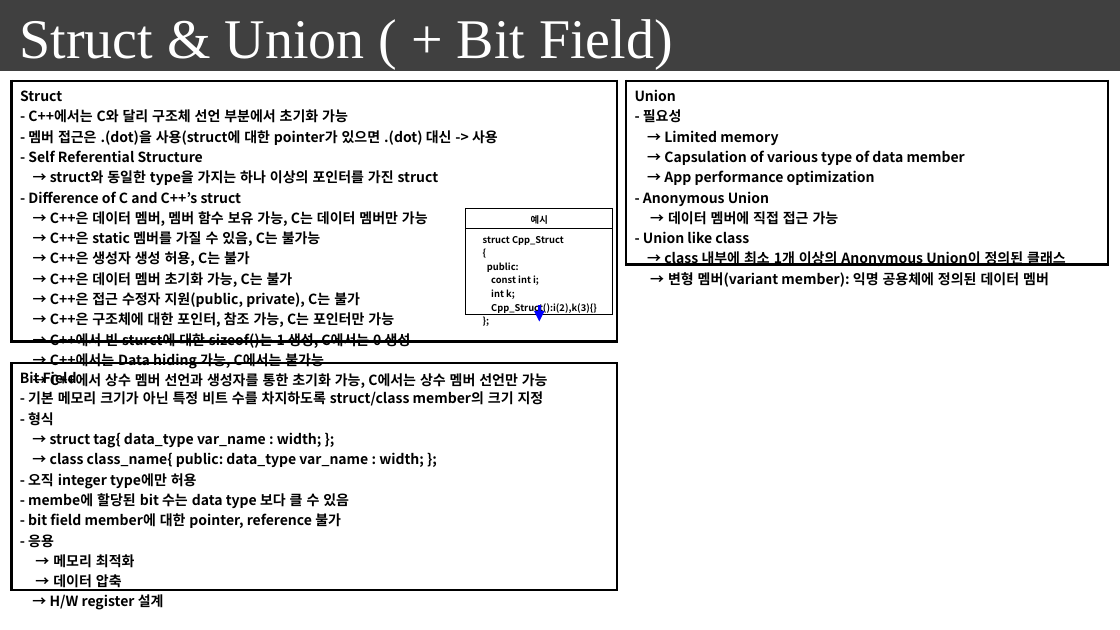
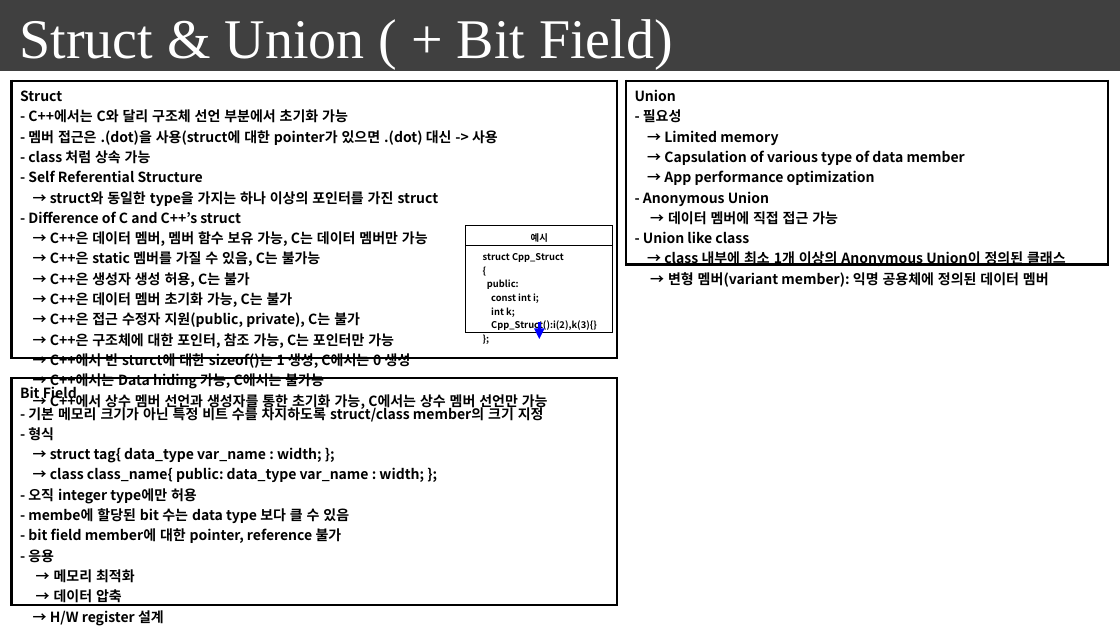
Before and after one commit to seonghokim/Study, a slide deck: slide 17 of everything in c++.pptx. Drawn at 1120x630 pixels with LibreOffice and Linux fonts; fonts in the diff are those of the drawing; background and template pictures are left out. Boxes give left, top, right and bottom in pixels: in the first picture for what was removed or moved away, otherwise in the second. Text is boxed around its words. In the diff, an @@ line names an element or a change of style, - is before the commit and + after.

```diff
--- a/everything in c++.pptx
+++ b/everything in c++.pptx
@@ table at (12,82,618,587) @@
-row 1, column 1: Struct / - C++에서는 C와 달리 구조체 선언 부분에서 초기화 가능 / - 멤버 접근은 .(dot)을 사용(struct에 대한 pointer가 있으면 .(dot) 대신 -> 사용 / - Self Referential Structure / → struct와 동일한 type을 가지는 하나 이상의 포인터를 가진 struct / - Difference of C and C++’s struct / → C++은 데이터 멤버, 멤버 함수 보유 가능, C는 데이터 멤버만 가능 / → C++은 static 멤버를 가질 수 있음, C는 불가능 / → C++은 생성자 생성 허용, C는 불가 / → C++은 데이터 멤버 초기화 가능, C는 불가 / → C++은 접근 수정자 지원(public, private), C는 불가 / → C++은 구조체에 대한 포인터, 참조 가능, C는 포인터만 가능 / → C++에서 빈 sturct에 대한 sizeof()는 1 생성, C에서는 0 생성 / → C++에서는 Data hiding 가능, C에서는 불가능 / → C++에서 상수 멤버 선언과 생성자를 통한 초기화 가능, C에서는 상수 멤버 선언만 가능
+row 1, column 1: Struct / - C++에서는 C와 달리 구조체 선언 부분에서 초기화 가능 / - 멤버 접근은 .(dot)을 사용(struct에 대한 pointer가 있으면 .(dot) 대신 -> 사용 / - class 처럼 상속 가능 / - Self Referential Structure / → struct와 동일한 type을 가지는 하나 이상의 포인터를 가진 struct / - Difference of C and C++’s struct / → C++은 데이터 멤버, 멤버 함수 보유 가능, C는 데이터 멤버만 가능 / → C++은 static 멤버를 가질 수 있음, C는 불가능 / → C++은 생성자 생성 허용, C는 불가 / → C++은 데이터 멤버 초기화 가능, C는 불가 / → C++은 접근 수정자 지원(public, private), C는 불가 / → C++은 구조체에 대한 포인터, 참조 가능, C는 포인터만 가능 / → C++에서 빈 sturct에 대한 sizeof()는 1 생성, C에서는 0 생성 / → C++에서는 Data hiding 가능, C에서는 불가능 / → C++에서 상수 멤버 선언과 생성자를 통한 초기화 가능, C에서는 상수 멤버 선언만 가능
@@ table: place and size @@
-table at (466,208,613,318)
+table at (466,226,613,336)
@@ arrow moved from (539, 305) - (539, 322) to (539, 323) - (539, 339) @@
@@ table: place and size @@
-table at (12,363,618,614)
+table at (12,378,618,630)
```
Also in this commit, not shown: 6 slides added, 2 other files.
